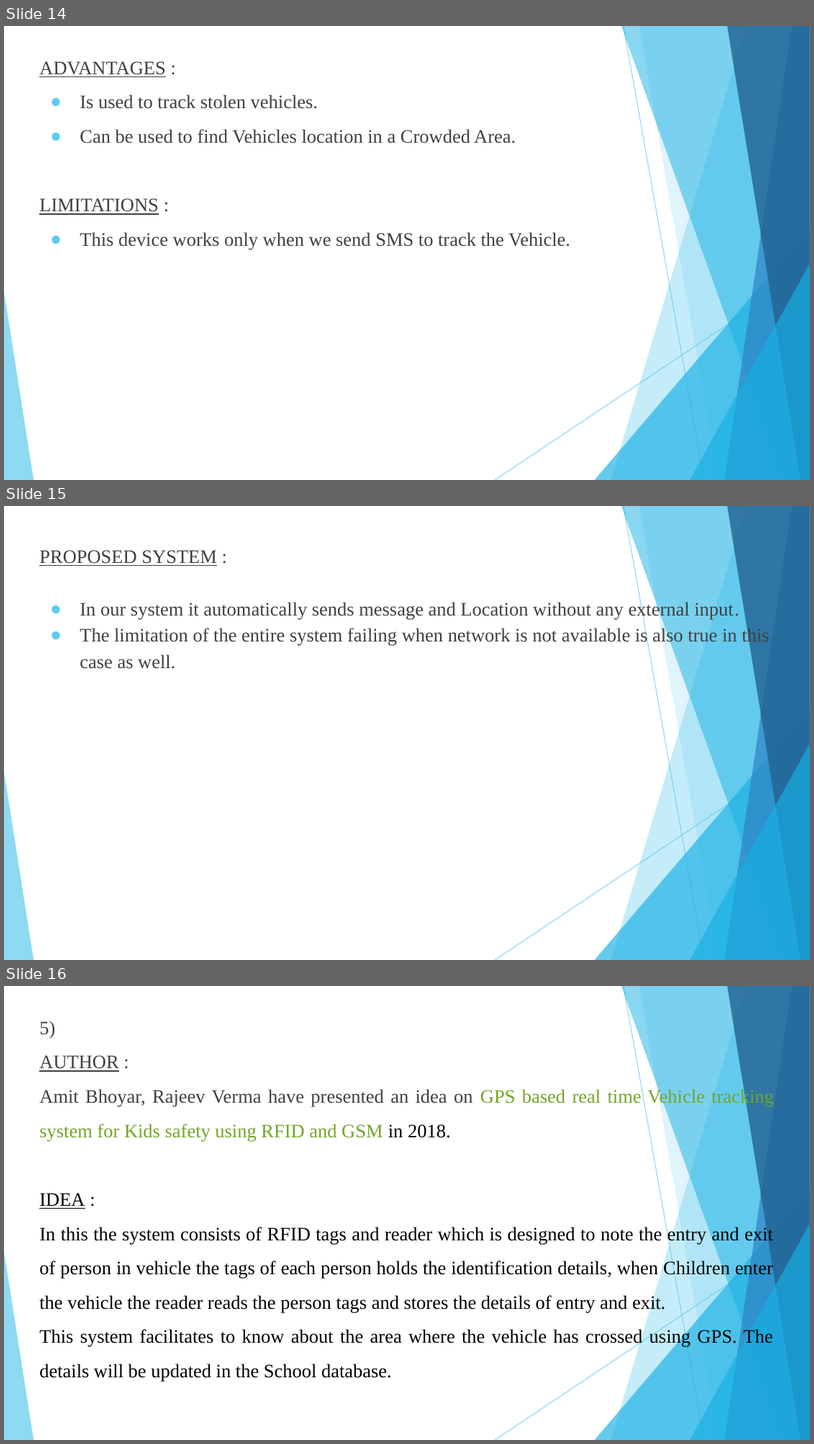
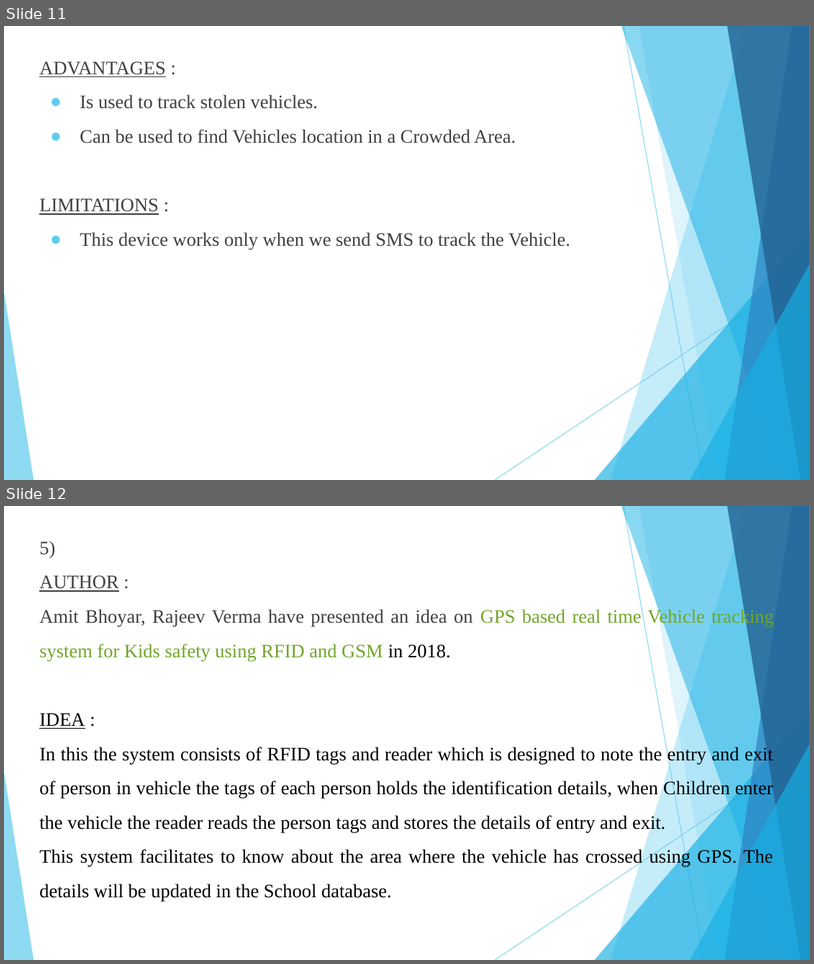
Before and after one commit to Sampanna-T/Major_Project, a slide deck: Doc/Major_Project.pptx. Shown one above the other, each under a label of ours: slides 14, 15 and 16 before the commit, slides 11 and 12 after it. The pictures are 814x1444 and 814x964 pixels, drawn with LibreOffice and Linux fonts; fonts in the diff are those of the drawing. Boxes give left, top, right and bottom in pixels: in the first picture for what was removed or moved away, otherwise in the second. Text is boxed around its words. In the diff, an @@ line names an element or a change of style, - is before the commit and + after.

```diff
--- a/Doc/Major_Project.pptx
+++ b/Doc/Major_Project.pptx
@@ slide 15 removed at (4, 506, 810, 960), background #FFFFFF; not listed: 10 template elements that a slide beside it also shows @@
@@ text removed at (39, 550, 769, 669) @@
-PROPOSED SYSTEM :
-● In our system it automatically sends message and Location without any external input.
-● The limitation of the entire system failing when network is not available is also true in this case as well.
@@ what was slide 14 is now slide 11 @@
@@ what was slide 16 is now slide 12 @@
```
Also in this commit, not shown: 15 slides changed, 4 other slides removed, 1 other file.
